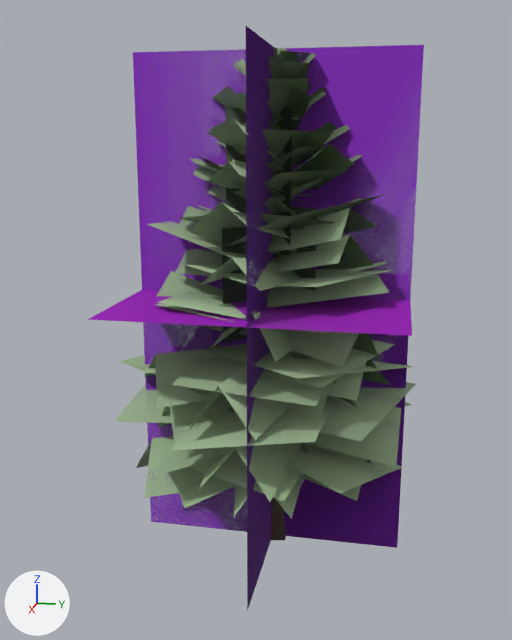
Two versions of the glTF model data/models/board/vegetation/pine-tall.glb, one commit apart.
Before and after are seen from a 50 mm lens placed at (41.3, 7.1, 24.8), pointed at (-0.8, -1.3, 14.2). Every picture has the same lights, and +X, +Y and +Z are marked at lower left. The picture after the commit comes second. Where no turn or scale is listed for an object, it has been applied to the vertices. Vertices at exactly the same position are counted once.

Before the edit, the objects in view are built like this:
```python
ob_pine_tall_lod0_001 = bpy.data.objects.new('pine-tall-lod0.001', me_pine_tall_lod0)
ob_pine_tall_lod0_001.location = (0.0, 0.0, 0.0)
ob_pine_tall_lod1_001 = bpy.data.objects.new('pine-tall-lod1.001', me_pine_tall_lod1)
ob_pine_tall_lod1_001.location = (0.0, 0.0, 0.0)
ob_pine_tall_lod2_001 = bpy.data.objects.new('pine-tall-lod2.001', me_pine_tall_lod2)
ob_pine_tall_lod2_001.location = (0.0, 0.0, 0.0)
ob_pine_tall_lod3_001 = bpy.data.objects.new('pine-tall-lod3.001', me_pine_tall_lod3)
ob_pine_tall_lod3_001.location = (0.0, 0.0, 0.0)
```
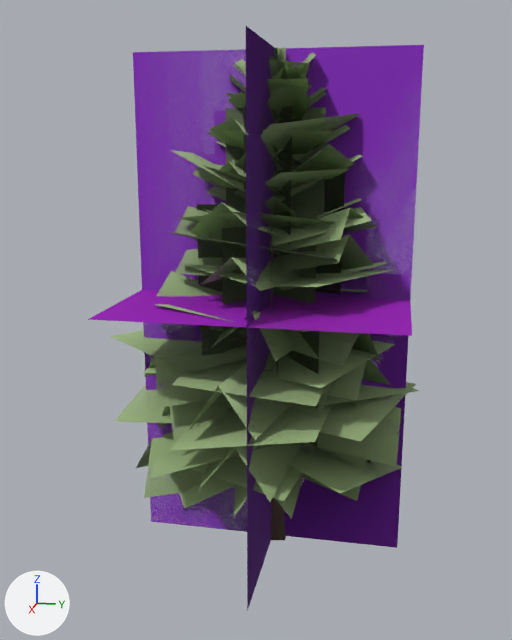
Where the change shows, as pixel boxes (x1, y1, x2, y2) in the pictures (512 x 640 px):
'pine-tall-lod0.001', shading changed: (136, 47, 402, 519) in both
'pine-tall-lod2.001', reshaped: before (120, 50, 413, 523); after (110, 48, 419, 523)
part 2 of me_pine_tall_lod1, added: after (209, 158, 345, 423)
part 3 of me_pine_tall_lod1, recoloured: (116, 61, 415, 509) in both
part 4 of me_pine_tall_lod2, rebuilt (7% wider): before (155, 426, 292, 476); after (150, 426, 296, 479)
part 5 of me_pine_tall_lod2, rebuilt: before (221, 194, 384, 249); after (270, 207, 372, 246)
part 6 of me_pine_tall_lod2, rebuilt: before (199, 155, 277, 196); after (170, 150, 256, 195)
part 7 of me_pine_tall_lod2, rebuilt: before (255, 147, 338, 174); after (229, 113, 360, 173)
part 8 of me_pine_tall_lod2, rebuilt (mostly hidden afterwards): before (276, 50, 309, 64); after (272, 66, 305, 79)
part 9 of me_pine_tall_lod2, deleted (mostly hidden): before (120, 68, 411, 412)
part 10 of me_pine_tall_lod2, reshaped: before (147, 86, 413, 379); after (110, 48, 419, 447)

The change, as a diff of the scene's bpy script:
```diff
--- a/data/models/board/vegetation/pine-tall.glb.py
+++ b/data/models/board/vegetation/pine-tall.glb.py
@@ me_pine_tall_lod0 @@
 me_pine_tall_lod0.from_pydata(...)  # 650 vertices, 550 faces; spans x -8.6..8.0, y -8.4..8.0, z 0.0..30.0
 # used by ob_pine_tall_lod0_001; location = (0.0, 0.0, 0.0)
+# me_pine_tall_lod0 part 1: its shading normals changed
 me_pine_tall_lod0.materials.append(mat_bark)
@@ me_pine_tall_lod1 @@
 # used by ob_pine_tall_lod1_001; location = (0.0, 0.0, 0.0)
 # verts and faces of me_pine_tall_lod1; kept vertices keep their numbers, new ones are numbered from 221
-me_pine_tall_lod1.from_pydata(...)  # 221 vertices, 130 faces; spans x -9.6..8.0, y -9.0..8.6, z 0.0..30.0
+me_pine_tall_lod1.from_pydata(...)  # 237 vertices, 138 faces; spans x -9.6..8.0, y -9.0..8.6, z 0.0..30.0
+# me_pine_tall_lod1 part 2
+verts[221] = (4.8, 1.0, 8.4)  # pixel (276, 446)
+verts[222] = (-4.0, -0.8, 8.4)
+verts[223] = (0.8, -3.9, 8.4)
+verts[224] = (-1.0, -3.2, 16.5)
+for new, old in zip([*range(225, 229)], [*range(221, 225)]): verts[new] = verts[old] + (0.0, 0.0, 7.6)
+verts[229] = (-1.0, 4.8, 8.4)
+verts[230] = (-1.1, 4.9, 16.0)
+verts[231] = (1.0, 4.0, 16.5)  # pixel (340, 294)
+verts[232] = (1.0, 4.1, 24.1)  # pixel (345, 158)
+verts[233] = (-4.0, 1.1, 16.5)
+verts[234] = (3.2, -0.8, 16.5)
+verts[235] = (-4.1, 1.2, 24.1)
+verts[236] = (3.1, -0.8, 24.1)  # pixel (250, 158)
+faces += [(221, 222, 226), (221, 226, 225), (223, 227, 229), (227, 230, 229), (224, 228, 231), (228, 232, 231)]  # mat_canopy_cutout (its picture is missing)
+faces += [(233, 234, 236), (233, 236, 235)]  # mat_canopy_cutout (its picture is missing)
+# me_pine_tall_lod1 part 3: 100 kept faces spanning x -9.6..8.0, y -9.0..8.6, z 4.7..30.0 get new vertex colours; the middle colour goes from green #b8d4a8 to green #bbd998
 me_pine_tall_lod1.materials.append(mat_bark)
@@ me_pine_tall_lod2 @@
 # used by ob_pine_tall_lod2_001; location = (0.0, 0.0, 0.0)
-me_pine_tall_lod2.from_pydata(...)  # 89 vertices, 54 faces; spans x -9.8..7.9, y -10.3..8.5, z 0.0..30.0
+me_pine_tall_lod2.from_pydata(...)  # 93 vertices, 56 faces; spans x -10.2..8.0, y -10.5..8.9, z 0.0..30.0
+# me_pine_tall_lod2 part 4: the loose piece of 4 vertices spanning x -5.3..6.8, y -7.9..2.0, z 5.8..9.2 is rebuilt with 4 vertices and now spans x -6.4..7.9, y -8.4..2.3, z 6.0..9.5
+# me_pine_tall_lod2 part 5: the loose piece of 4 vertices spanning x -3.1..6.6, y -2.7..6.4, z 19.1..22.2 is rebuilt with 4 vertices and now spans x -5.0..4.0, y -1.3..5.7, z 19.5..22.1
+# me_pine_tall_lod2 part 6: the loose piece of 4 vertices spanning x -2.9..3.6, y -4.8..0.6, z 21.7..24.3 is rebuilt with 4 vertices and now spans x -4.5..3.9, y -5.3..0.5, z 21.7..24.5
+# me_pine_tall_lod2 part 7: the loose piece of 4 vertices spanning x -2.4..3.7, y -1.4..4.1, z 23.1..24.7 is rebuilt with 4 vertices and now spans x -2.6..5.1, y -2.2..4.8, z 23.3..26.5
+# me_pine_tall_lod2 part 8: the loose piece of 4 vertices spanning x -1.2..2.0, y -0.9..2.0, z 27.8..29.7 is rebuilt with 4 vertices and now spans x -1.5..2.1, y -0.9..2.1, z 27.5..28.9
+# me_pine_tall_lod2 part 9: 7 loose pieces with 28 vertices, spanning x -9.8..5.3, y -10.3..8.5, z 9.3..30.0, are deleted
+# me_pine_tall_lod2 part 10: 24 vertices removed from x -7.4..7.9, y -6.7..8.4, z 12.0..28.0; 56 vertices added at x -10.2..8.0, y -10.5..8.9, z 8.4..30.0
+# other edits to the shape of me_pine_tall_lod2 do not show in these pictures
 me_pine_tall_lod2.materials.append(mat_bark)
```
